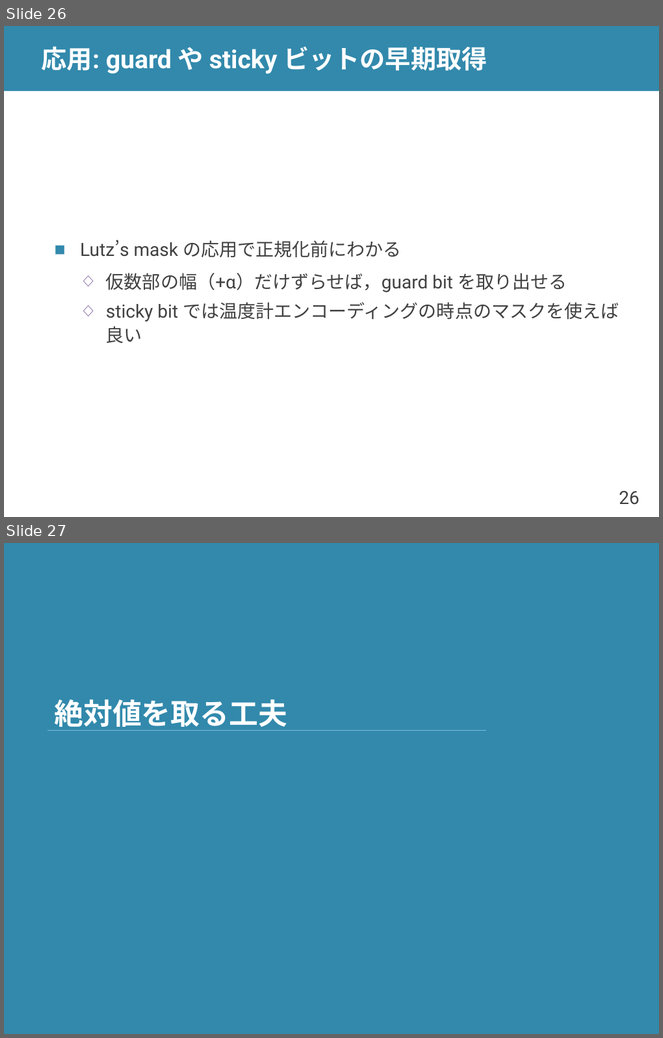
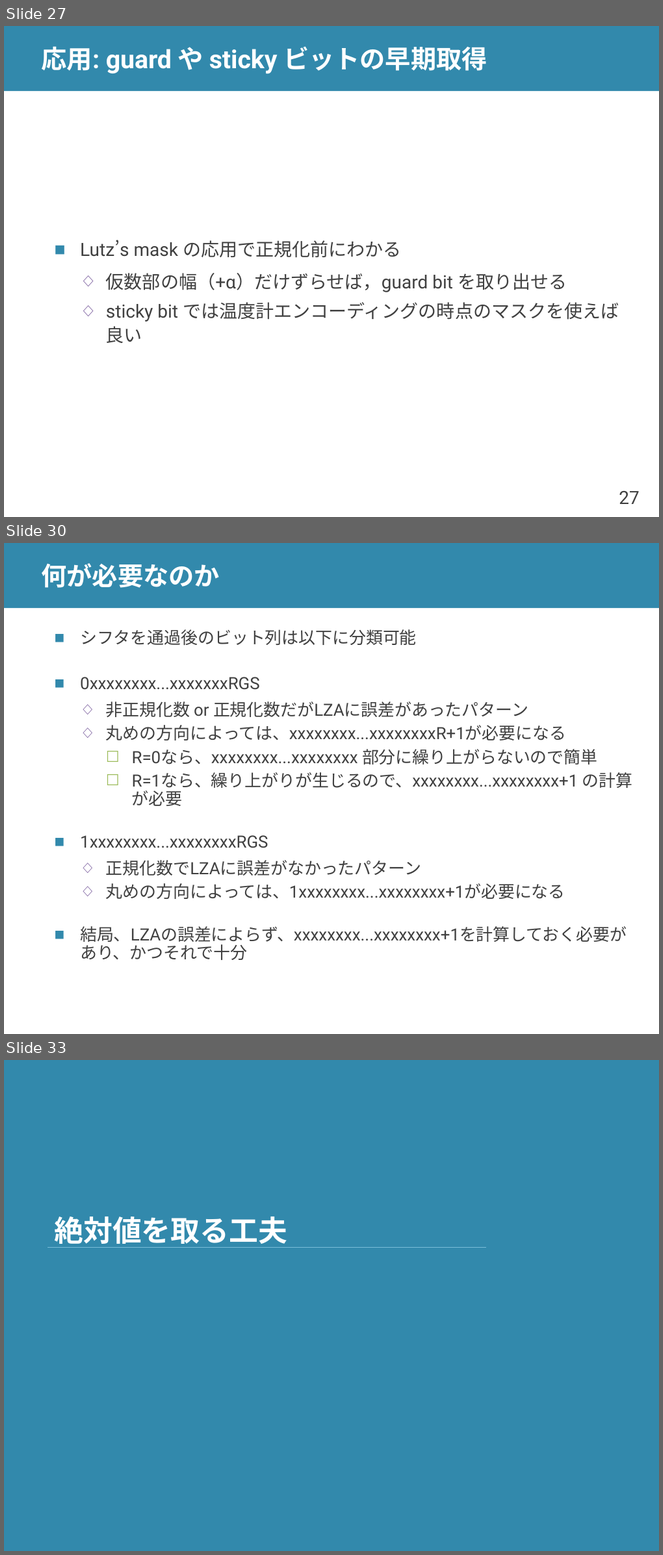
Before and after one commit to shioyadan/advanced-computer-organization, a slide deck: aco-shioya-appendix-fpu.pptx. Shown one above the other, each under a label of ours: slides 26 and 27 before the commit, slides 27, 30 and 33 after it; the slides between them are not shown. The pictures are 663x1038 and 663x1555 pixels, drawn with LibreOffice and Linux fonts; fonts in the diff are those of the drawing. Boxes give left, top, right and bottom in pixels: in the first picture for what was removed or moved away, otherwise in the second. Text is boxed around its words. In the diff, an @@ line names an element or a change of style, - is before the commit and + after.

Commit message:
FMA の丸めについて加筆中

```diff
--- a/aco-shioya-appendix-fpu.pptx
+++ b/aco-shioya-appendix-fpu.pptx
@@ slide 30 added at [4, 543, 659, 1034], background #FFFFFF; not listed: 1 template element that a slide beside it also shows @@
@@ title added at [42, 563, 220, 588], 28 pt, text #FFFFFF, bold @@
+何が必要なのか
@@ text added at [80, 629, 633, 960], 18.5 pt, text #404040 @@
+■ シフタを通過後のビット列は以下に分類可能
+■ 0xxxxxxxx...xxxxxxxRGS
+  ◇ 非正規化数 or 正規化数だがLZAに誤差があったパターン
+  ◇ 丸めの方向によっては、xxxxxxxx...xxxxxxxxR+1が必要になる
+    ☐ R=0なら、xxxxxxxx...xxxxxxxx 部分に繰り上がらないので簡単
+    ☐ R=1なら、繰り上がりが生じるので、xxxxxxxx...xxxxxxxx+1 の計算が必要
+■ 1xxxxxxxx...xxxxxxxxRGS
+  ◇ 正規化数でLZAに誤差がなかったパターン
+  ◇ 丸めの方向によっては、1xxxxxxxx...xxxxxxxx+1が必要になる
+■ 結局、LZAの誤差によらず、xxxxxxxx...xxxxxxxx+1を計算しておく必要があり、かつそれで十分
@@ what was slide 26 is now slide 27 @@
@@ page number at [619, 491, 639, 504]: text changed @@
-26
+27
@@ what was slide 27 is now slide 33 @@
```
Also in this commit, not shown: 5 slides changed, 5 other slides added.
